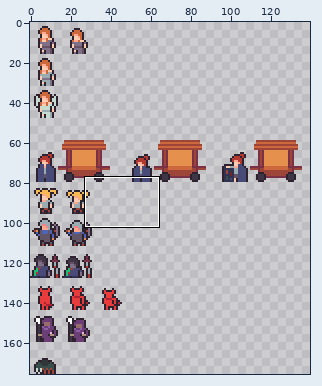
Sprite sheet -- Assets/Textures/Sprites.png. The picture above shows the old version from afar; the outline marks the close-up.
Close-up. First the earlier version:
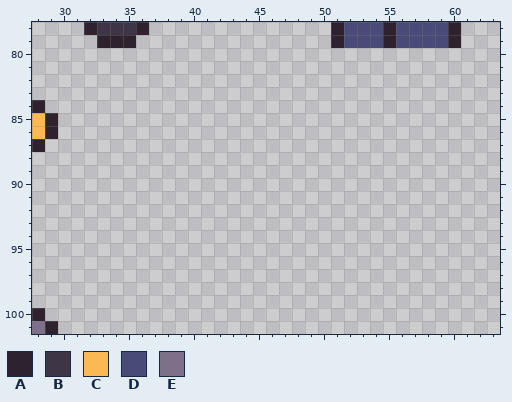
The file is 144x176 pixels. Shown: x 28..63, y 78..101. The wide view leaves out empty margins.
Palette (. is transparent): A #2e222f  B #3e3546  C #fbb954  D #484a77  E #7f708a
Pixels before, first column x 28:
 78 ....ABBBA..............ADDDADDDDA
 79 .....AAA...............ADDDADDDDA
 80 .................................
 81 .................................
 82 .................................
 83 .................................
 84 A................................
 85 CA...............................
 86 CA...............................
 87 A................................
 88 .................................
 89 .................................
 90 .................................
 91 .................................
 92 .................................
 93 .................................
 94 .................................
 95 .................................
 96 .................................
 97 .................................
 98 .................................
 99 .................................
100 A................................
101 EA...............................
And afterwards:
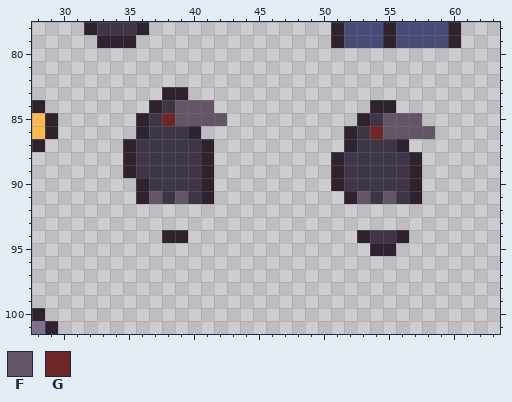
Colours new in this view: F #625565  G #6e2727
Diff:
Changed rows in their new state; - is an unchanged pixel.
first column x 35:
 83 ---AA-------------------
 84 --ABFFF------------AA---
 85 -ABGFFFF----------ABFFF-
 86 -ABBBA-----------ABGFFFF
 87 ABBBBBA----------ABBBA--
 88 ABBBBBA---------ABBBBBA-
 89 ABBBBBA---------ABBBBBA-
 90 -ABBBBA---------ABBBBBA-
 91 -AFBFBA----------AFBFBA-
 94 ---AA-------------ABBA--
 95 -------------------AA---
Changed places in both close-ups, as pixel boxes (x1, y1, x2, y2):
added: (123, 87, 227, 243)
added: (331, 100, 435, 256)
